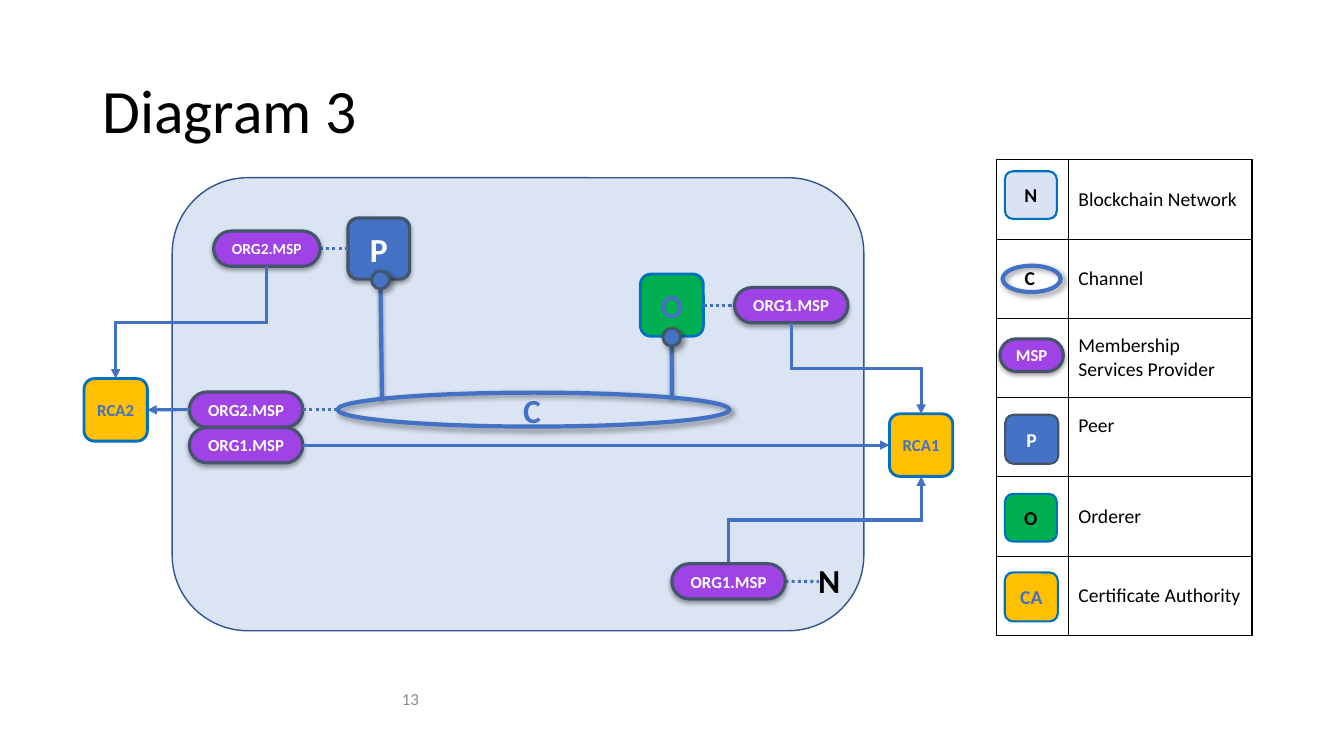
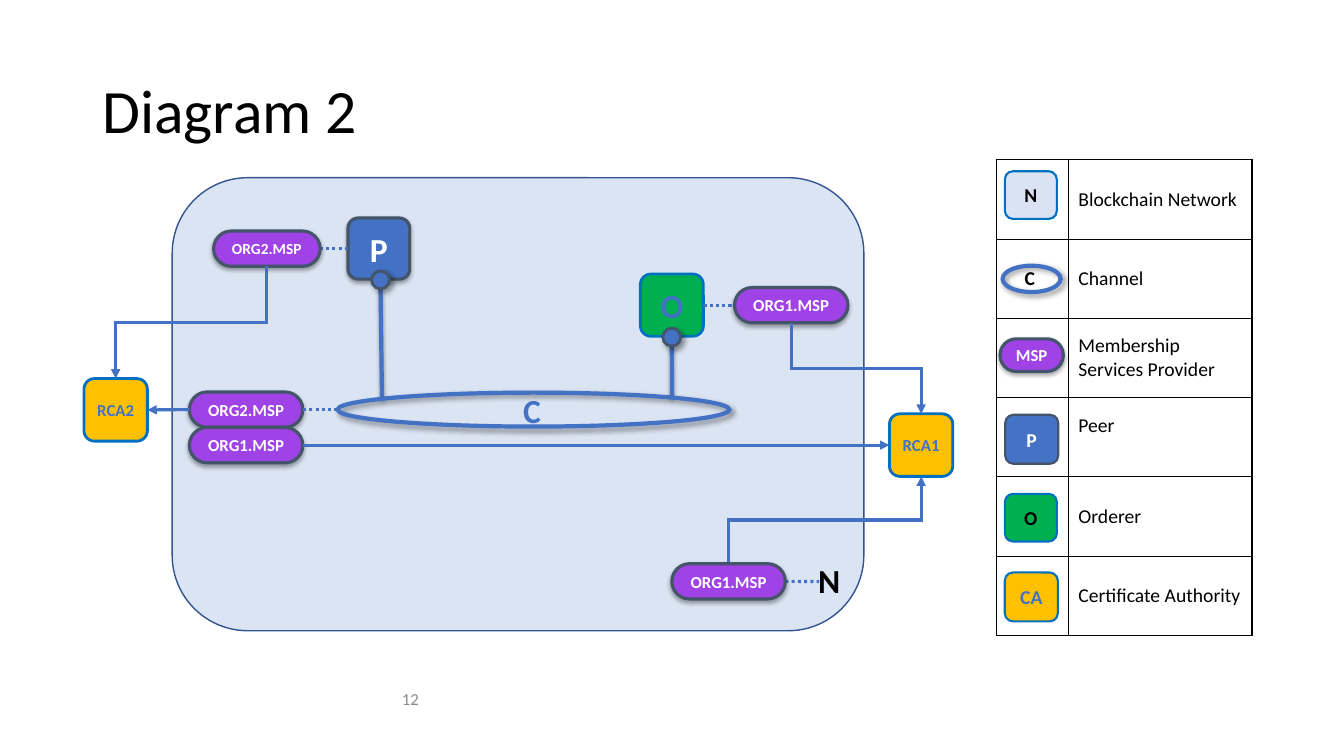
Before and after one commit to FabricTOC/FabricTOC, a slide deck: slide 12 of docs/OtherSourceMaterial/Diagrams.pptx (slide 13 before the commit). Drawn at 1344x756 pixels with LibreOffice and Linux fonts; fonts in the diff are those of the drawing. Boxes give left, top, right and bottom in pixels: in the first picture for what was removed or moved away, otherwise in the second. Text is boxed around its words. In the diff, an @@ line names an element or a change of style, - is before the commit and + after.

```diff
--- a/docs/OtherSourceMaterial/Diagrams.pptx
+++ b/docs/OtherSourceMaterial/Diagrams.pptx
@@ title at <box>102,90,357,144</box>: text changed @@
-Diagram 3
+Diagram 2
```
Also in this commit, not shown: 6 other slides changed, 1 slide added, 1 slide removed, 2 other files.
